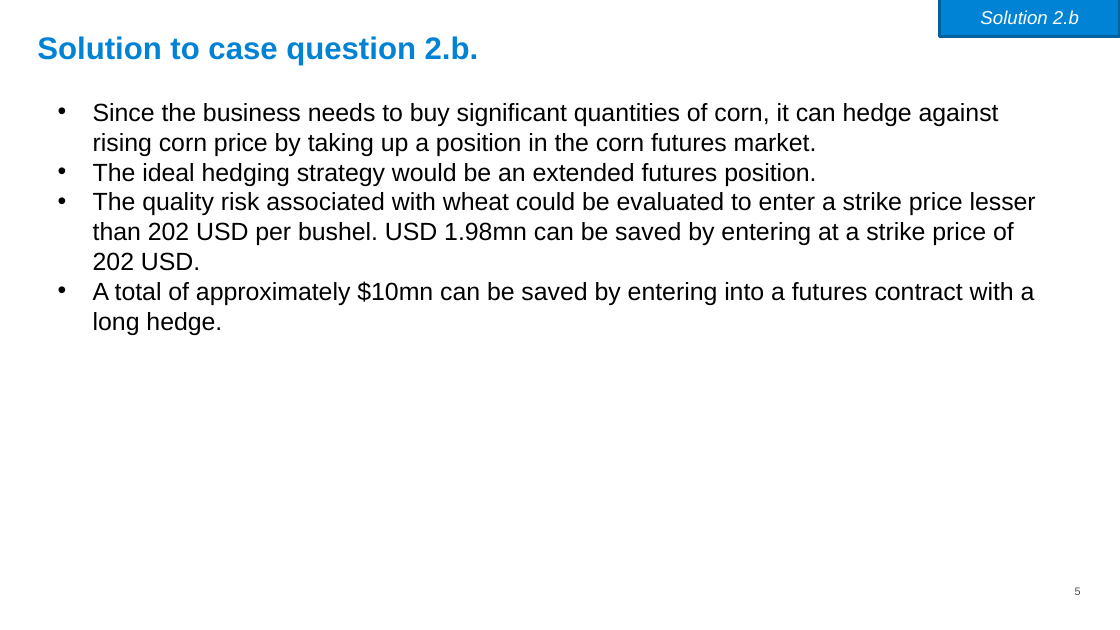
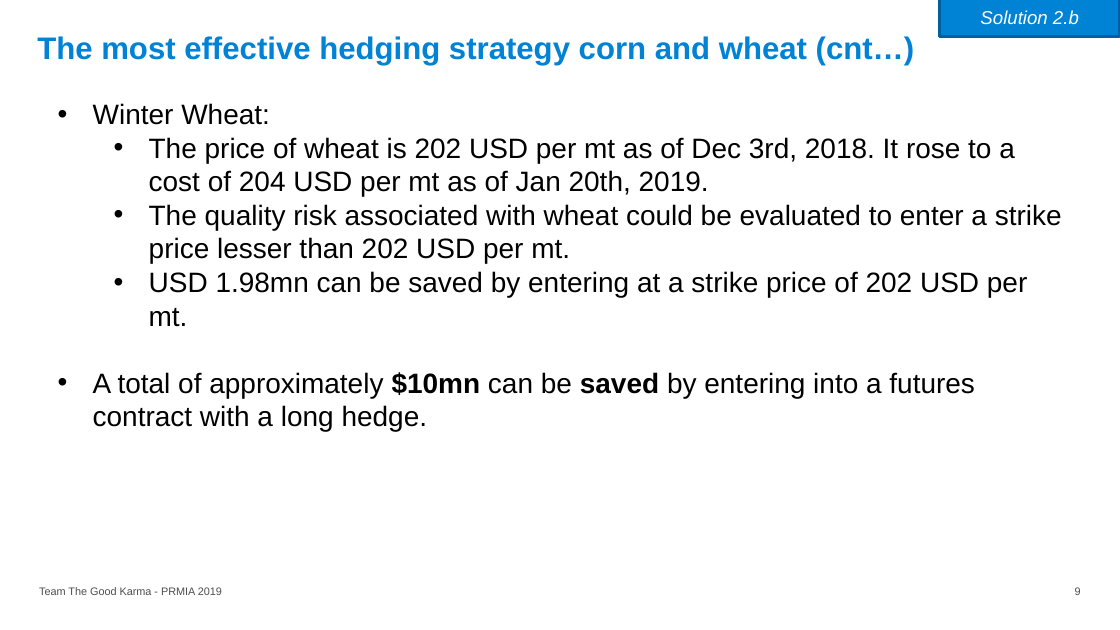
Before and after one commit to amandeepfj/PRMIA-Risk-Management-Case, a slide deck: slide 9 of PRMIA.pptx (slide 5 before the commit). Drawn at 1120x630 pixels with LibreOffice and Linux fonts; fonts in the diff are those of the drawing. Boxes give left, top, right and bottom in pixels: in the first picture for what was removed or moved away, otherwise in the second. Text is boxed around its words. In the diff, an @@ line names an element or a change of style, - is before the commit and + after.

```diff
--- a/PRMIA.pptx
+++ b/PRMIA.pptx
@@ title removed at (37, 36, 479, 65) @@
-Solution to case question 2.b.
@@ title added at (37, 36, 915, 65), 20 pt, text #0082D5, bold @@
+The most effective hedging strategy corn and wheat (cnt…)
@@ text at (93, 103, 1062, 327): text changed; size 16 to 18 pt @@
-• Since the business needs to buy significant quantities of corn, it can hedge against rising corn price by taking up a position in the corn futures market.
-• The ideal hedging strategy would be an extended futures position.
-• The quality risk associated with wheat could be evaluated to enter a strike price lesser than 202 USD per bushel. USD 1.98mn can be saved by entering at a strike price of 202 USD.
+• Winter Wheat:
+  • The price of wheat is 202 USD per mt as of Dec 3rd, 2018. It rose to a cost of 204 USD per mt as of Jan 20th, 2019.
+  • The quality risk associated with wheat could be evaluated to enter a strike price lesser than 202 USD per mt.
+  • USD 1.98mn can be saved by entering at a strike price of 202 USD per mt.
@@ text at (93, 372, 975, 432): size 16 to 18 pt in "A total of approximately $10mn can be ..."; bold on in "$10mn saved" @@
@@ text added at (39, 587, 222, 595), 7 pt, text #4E4E4E @@
+Team The Good Karma - PRMIA 2019
@@ page number at (1075, 587, 1081, 595): text changed @@
-5
+9
```
Also in this commit, not shown: 6 other slides changed, 10 slides added, 1 slide removed.
